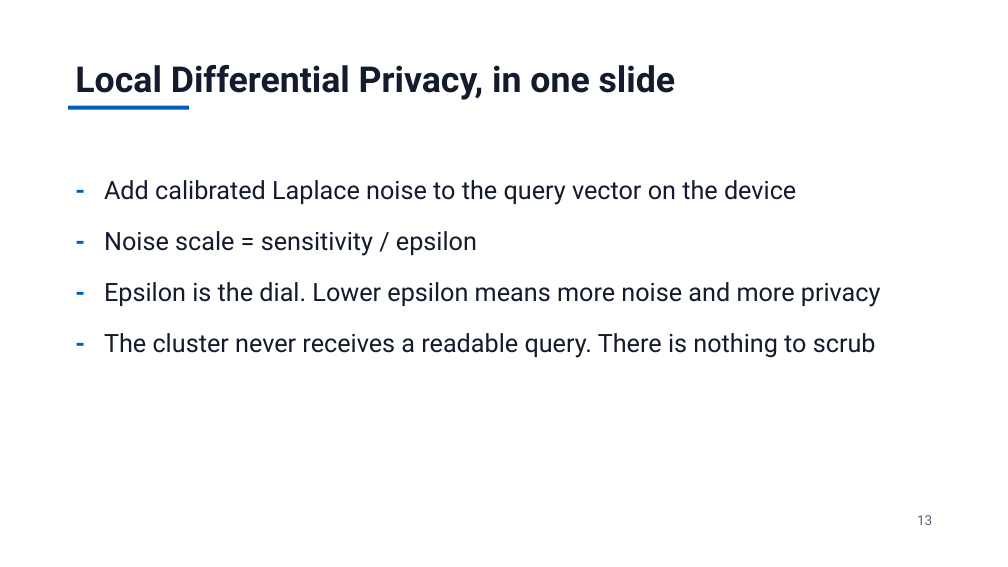
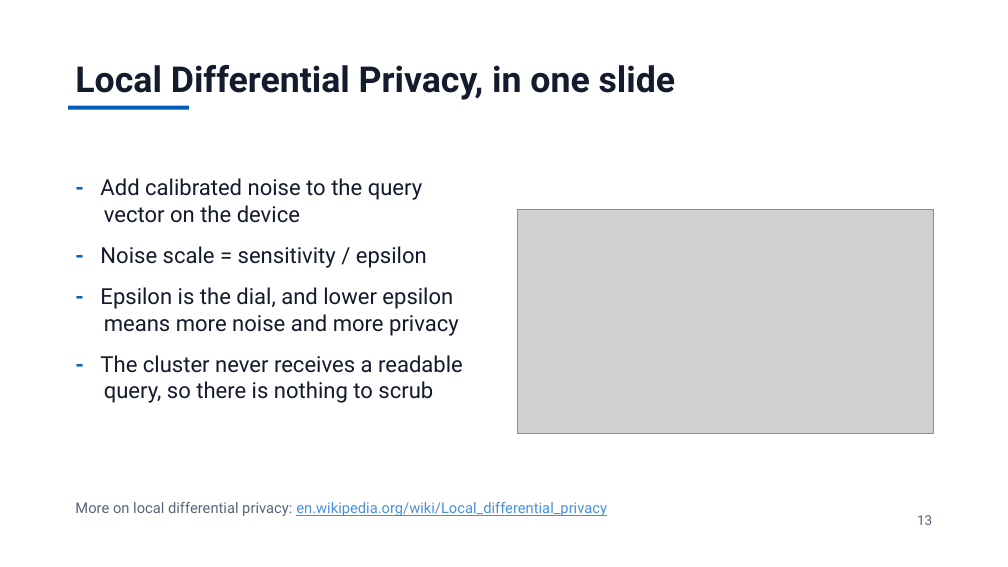
Before and after one commit to jzonthemtn/ldp-for-search, a slide deck: slide 13 of ldp_for_search_slides.pptx. Drawn at 1008x567 pixels with LibreOffice and Linux fonts; fonts in the diff are those of the drawing; grey boxes stand for pictures. Boxes give left, top, right and bottom in pixels: in the first picture for what was removed or moved away, otherwise in the second. Text is boxed around its words. In the diff, an @@ line names an element or a change of style, - is before the commit and + after.

Commit message:
Updating the slides.

```diff
--- a/ldp_for_search_slides.pptx
+++ b/ldp_for_search_slides.pptx
@@ text at (x1=100, y1=178, x2=422, y2=223): text changed; size 24 to 21 pt @@
-- Add calibrated Laplace noise to the query vector on the device
+- Add calibrated noise to the query vector on the device
@@ picture added at (x1=518, y1=209, x2=934, y2=433) @@
@@ text at (x1=100, y1=246, x2=427, y2=268): size 24 to 21 pt in "- Noise scale = sensitivity / epsilon"; less space between paragraphs @@
@@ text at (x1=100, y1=287, x2=463, y2=403): text changed; size 24 to 21 pt @@
-- Epsilon is the dial. Lower epsilon means more noise and more privacy
-- The cluster never receives a readable query. There is nothing to scrub
+- Epsilon is the dial, and lower epsilon means more noise and more privacy
+- The cluster never receives a readable query, so there is nothing to scrub
@@ text added at (x1=75, y1=502, x2=607, y2=516), 14 pt, text #4A90D9, underline @@
+More on local differential privacy: en.wikipedia.org/wiki/Local_differential_privacy
```
Also in this commit, not shown: 25 other slides changed, 2 slides added, 3 slides removed, 20 other files.
